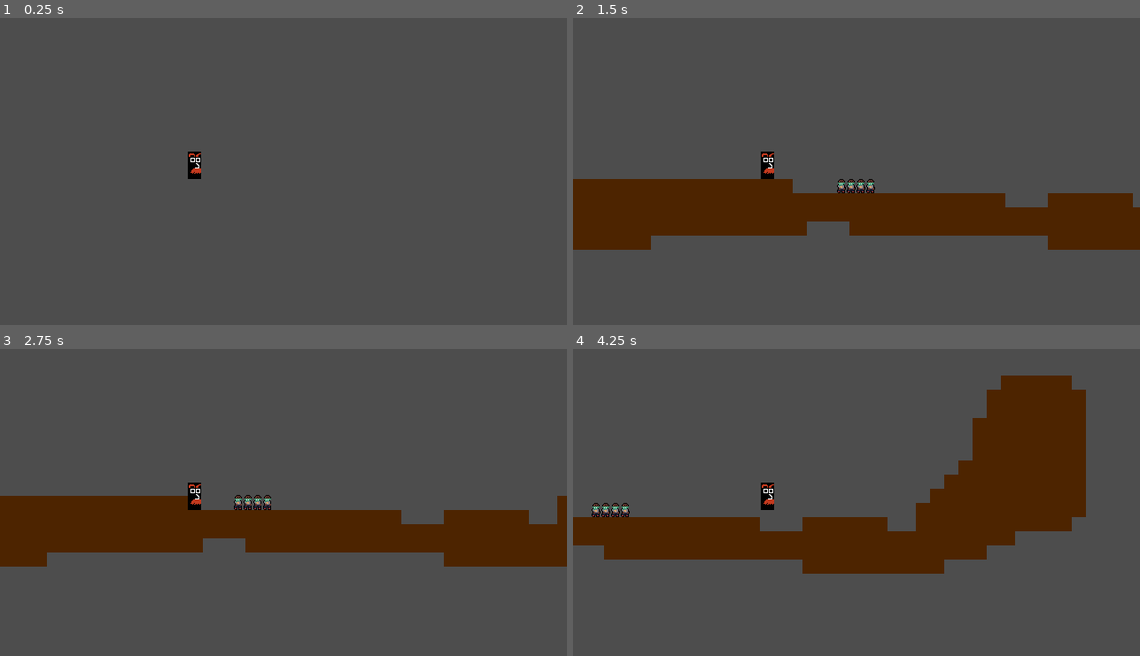
Above: before the commit, frames 1-4 (two rows, left to right).
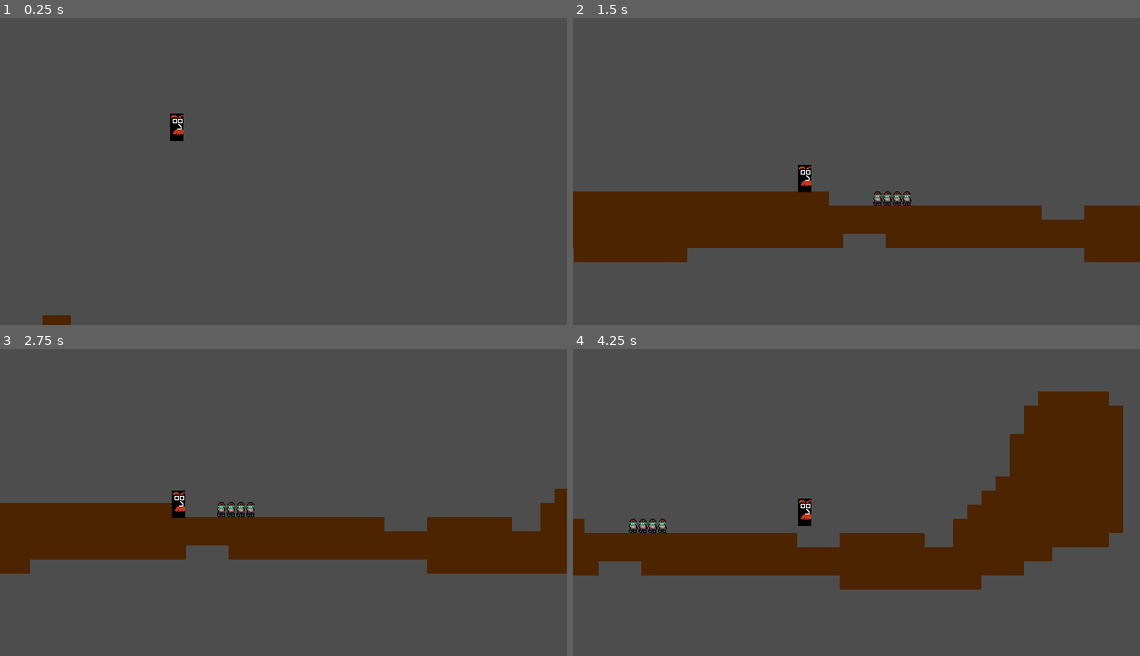
Above: after the commit, the same moments.

Repository: Shoopyman/MagePlatformer
Game: Godot game, scene res://Level.tscn
Two runs of this game, one before a commit and one after it. Both use one fixed random seed, a clock stepped at 60 frames per second and the inputs below.
Inputs:
- Up to frame 1 (0.25 s): no input
- Up to frame 2 (1.5 s): tap Enter (ui_accept) at 0.5, 0.77 s; hold Right (ui_right) from 0.53 s (still down)
- Up to frame 3 (2.75 s): tap Enter (ui_accept) at 1.52 s; release Right (ui_right) at 2.03 s; hold Left (ui_left) from 2.03 s (still down)
- Up to frame 4 (4.25 s): release Left (ui_left) at 2.78 s; hold Right (ui_right) from 2.78 s (still down); tap Enter (ui_accept) at 3.02, 3.77 s

The runs differ from the first frame. In frame 1, 0.6% of the frame differs, in the area x 7-36%, y 31-100%; in frame 2, 8.7%; in frame 3, 6.0%; in frame 4, 17%, in the area x 0-98%, y 8-79%.

Commit message:
camera movement : not done yet

Diff:
--- a/Level.tscn
+++ b/Level.tscn
@@ -1,8 +1,9 @@
-[gd_scene load_steps=4 format=4 uid="uid://b0u0f4yqagwhf"]
+[gd_scene load_steps=5 format=4 uid="uid://b0u0f4yqagwhf"]
 
 [ext_resource type="TileSet" uid="uid://dppqfr8ac0t41" path="res://art/PLACEHOLDER/ground.tres" id="1_t7iv1"]
 [ext_resource type="PackedScene" uid="uid://cjk38ntrabpqb" path="res://Player.tscn" id="2_2nifc"]
 [ext_resource type="PackedScene" uid="uid://cswc02wnt828d" path="res://NPCS/BlackGuy1.tscn" id="3_2nifc"]
+[ext_resource type="PackedScene" uid="uid://dn78h07ttxlp4" path="res://MainCamera.tscn" id="4_wkftn"]
 
 [node name="Node2D" type="Node2D"]
 
@@ -25,3 +26,6 @@
 
 [node name="root" parent="." instance=ExtResource("2_2nifc")]
 position = Vector2(-38, -294)
+
+[node name="Camera2D" parent="." instance=ExtResource("4_wkftn")]
+player_path = NodePath("../root")
--- /dev/null
+++ b/MainCamera.tscn
@@ -0,0 +1,8 @@
+[gd_scene load_steps=2 format=3 uid="uid://dn78h07ttxlp4"]
+
+[ext_resource type="Script" uid="uid://41brvx2n6y38" path="res://cameraScript.gd" id="1_ma5mu"]
+
+[node name="Camera2D" type="Camera2D"]
+offset = Vector2(100, 0)
+process_callback = 0
+script = ExtResource("1_ma5mu")
--- a/Player.tscn
+++ b/Player.tscn
@@ -1,7 +1,18 @@
-[gd_scene load_steps=4 format=3 uid="uid://cjk38ntrabpqb"]
+[gd_scene load_steps=5 format=3 uid="uid://cjk38ntrabpqb"]
 
 [ext_resource type="Script" uid="uid://711d1tg6d08w" path="res://player.gd" id="1_kpjcp"]
 [ext_resource type="Texture2D" uid="uid://8alxoyiqx5cr" path="res://art/PLACEHOLDER/player better sizing.png" id="2_kpjcp"]
+
+[sub_resource type="SpriteFrames" id="SpriteFrames_kpjcp"]
+animations = [{
+"frames": [{
+"duration": 1.0,
+"texture": ExtResource("2_kpjcp")
+}],
+"loop": true,
+"name": &"default",
+"speed": 5.0
+}]
 
 [sub_resource type="ConvexPolygonShape2D" id="ConvexPolygonShape2D_kpjcp"]
 points = PackedVector2Array(-7, 15, -7, 0, 0, -15, 7, 0, 7, 15)
@@ -11,15 +22,10 @@
 jump_velocity = -442
 max_speed = 170.0
 
-[node name="Sprite2D" type="Sprite2D" parent="."]
-texture_filter = 1
-texture = ExtResource("2_kpjcp")
+[node name="AnimatedSprite2D" type="AnimatedSprite2D" parent="."]
+sprite_frames = SubResource("SpriteFrames_kpjcp")
 
 [node name="CollisionShape2D" type="CollisionShape2D" parent="."]
 shape = SubResource("ConvexPolygonShape2D_kpjcp")
 
-[node name="MainCamera" type="Camera2D" parent="."]
-offset = Vector2(100, 0)
-position_smoothing_speed = 30.0
-
 [node name="Node2D" type="Node2D" parent="."]
--- /dev/null
+++ b/cameraScript.gd
@@ -0,0 +1,36 @@
+#Sam Trout 9/16/25
+#courtesy of youtube !
+
+extends Camera2D
+
+@export var player_path: NodePath
+@export var follow_speed := 6.0       # how fast the camera catches up
+@export var pixels_per_unit := 16           # usually 1 for 1px = 1 world unit
+@export var deadzone_size := Vector2(32, 16)
+
+var player: Node2D
+
+func _ready():
+	if player_path != null:
+		player = get_node(player_path)
+	else:
+		push_warning("Player path not assigned to Camera2D!")
+
+func _process(delta):
+	if player == null:
+		return
+
+	# --- Deadzone offset ---
+	var offset = player.global_position - global_position
+	var move = Vector2.ZERO
+
+	if abs(offset.x) > deadzone_size.x / 2:
+		move.x = offset.x - sign(offset.x) * deadzone_size.x / 2
+	if abs(offset.y) > deadzone_size.y / 2:
+		move.y = offset.y - sign(offset.y) * deadzone_size.y / 2
+
+	# --- Smooth lerp ---
+	var target_position = global_position + move
+	global_position = global_position.lerp(target_position, follow_speed * delta)
+
+	# --- Pixel snap ---
Not shown, added: cameraScript.gd.uid
